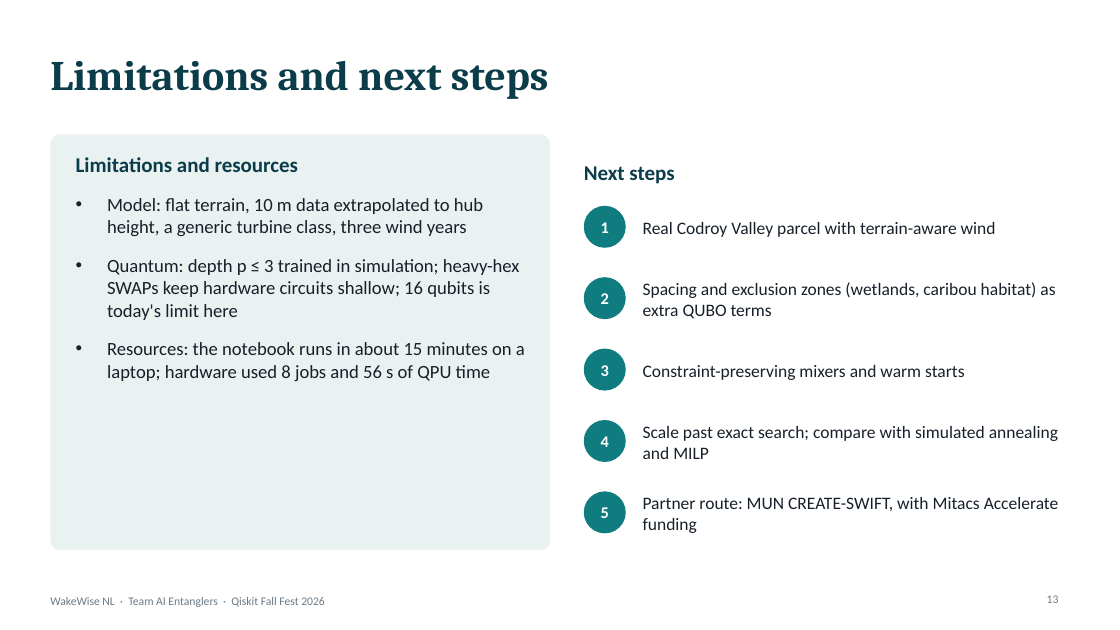
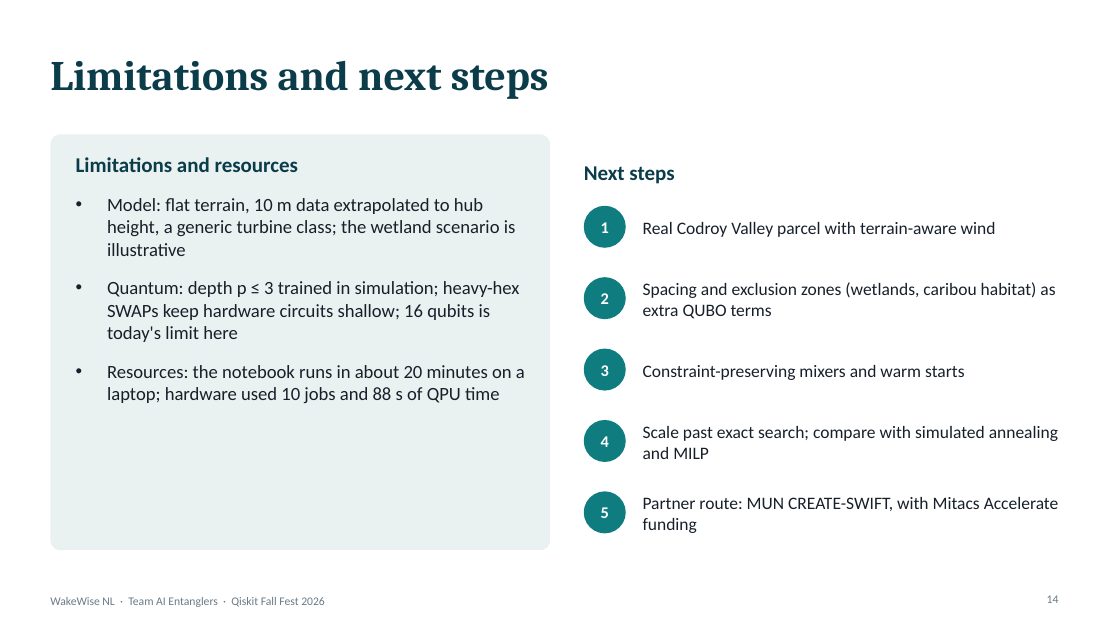
Before and after one commit to mrw-soumik/Qiskit-AI-Entanglers-, a slide deck: slide 14 of slides/WakeWise_NL_AI_Entanglers.pptx (slide 13 before the commit). Drawn at 1120x630 pixels with LibreOffice and Linux fonts; fonts in the diff are those of the drawing. Boxes give left, top, right and bottom in pixels: in the first picture for what was removed or moved away, otherwise in the second. Text is boxed around its words. In the diff, an @@ line names an element or a change of style, - is before the commit and + after.

```diff
--- a/slides/WakeWise_NL_AI_Entanglers.pptx
+++ b/slides/WakeWise_NL_AI_Entanglers.pptx
@@ text at bbox=[107, 198, 516, 256]: text changed @@
-• Model: flat terrain, 10 m data extrapolated to hub height, a generic turbine class, three wind years
+• Model: flat terrain, 10 m data extrapolated to hub height, a generic turbine class; the wetland scenario is illustrative
@@ text at bbox=[107, 365, 525, 403]: text changed @@
-• Resources: the notebook runs in about 15 minutes on a laptop; hardware used 8 jobs and 56 s of QPU time
+• Resources: the notebook runs in about 20 minutes on a laptop; hardware used 10 jobs and 88 s of QPU time
@@ page number at bbox=[1047, 595, 1059, 603]: text changed @@
-13
+14
```
Also in this commit, not shown: 7 other slides changed, 2 slides added, 1 slide removed, 32 other files.
